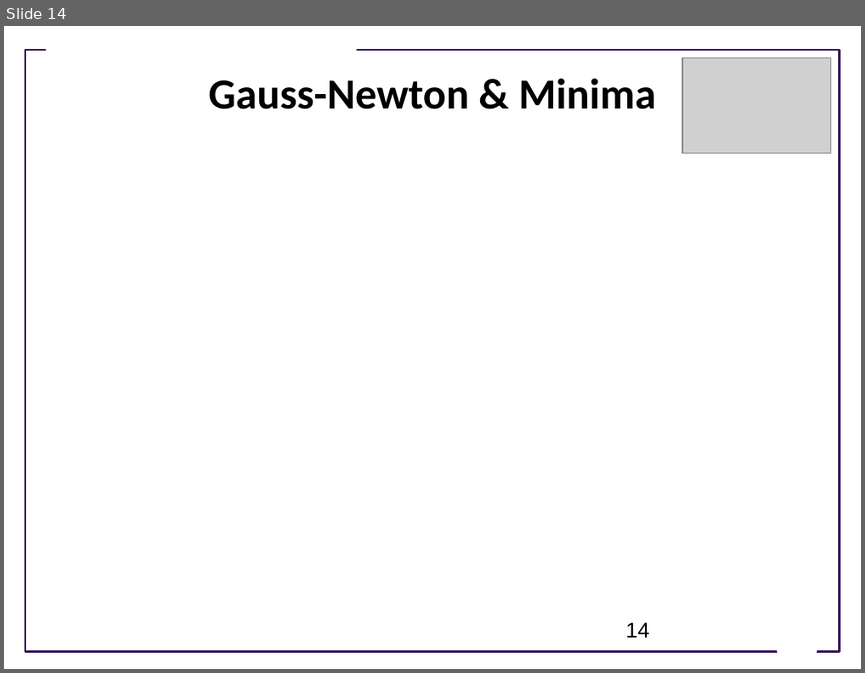
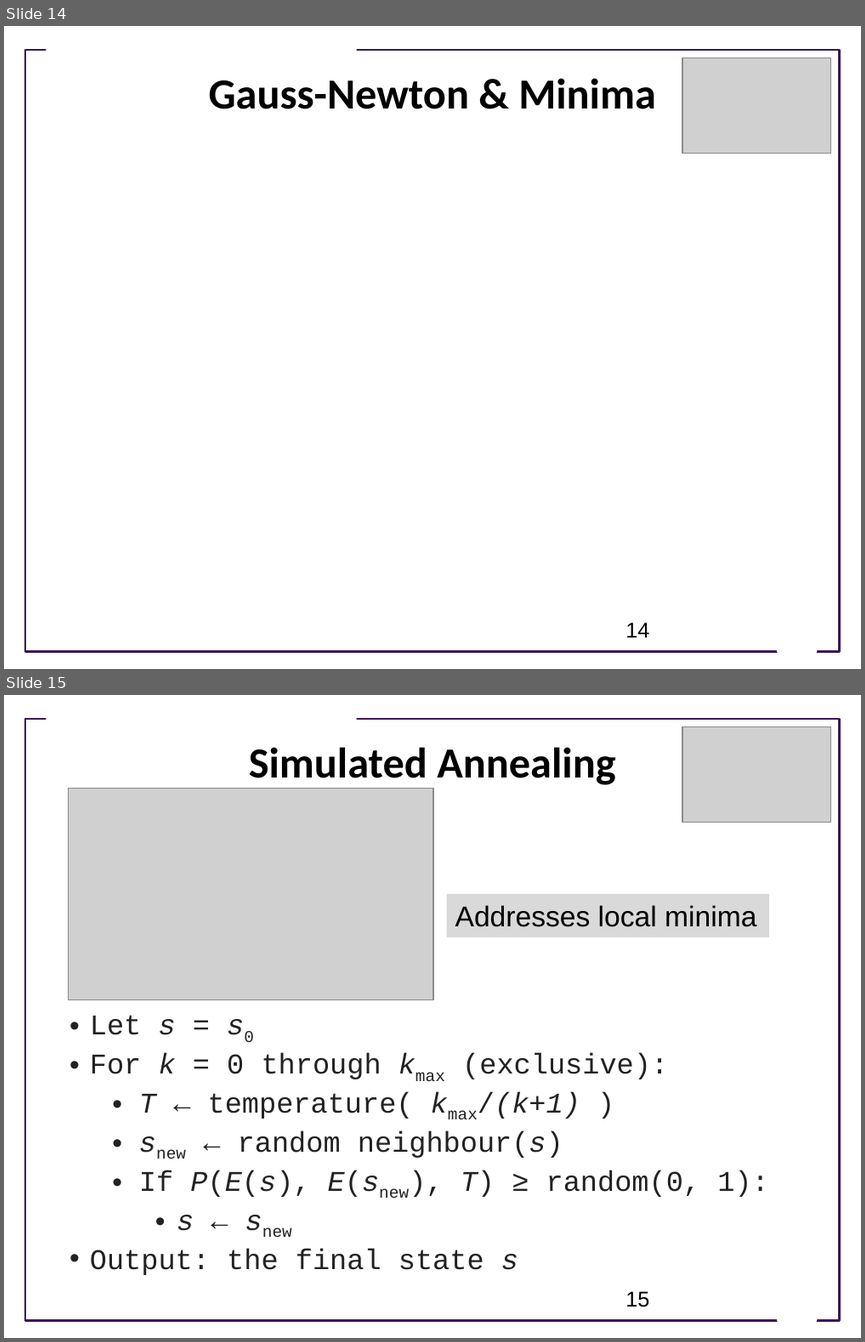
Before and after one commit to ModelEngineering/advancing-biomedical-models, a slide deck: lectures/lecture_8/Lecture_8_Model_Fitting_Optimization_Techniques.pptx. Shown one above the other, each under a label of ours: slide 14 before the commit, slides 14 and 15 after it. The pictures are 865x673 and 865x1342 pixels, drawn with LibreOffice and Linux fonts; fonts in the diff are those of the drawing; grey boxes stand for pictures; background and template pictures are left out. Boxes give left, top, right and bottom in pixels: in the first picture for what was removed or moved away, otherwise in the second. Text is boxed around its words. In the diff, an @@ line names an element or a change of style, - is before the commit and + after.

Commit message:
Slides update

```diff
--- a/lectures/lecture_8/Lecture_8_Model_Fitting_Optimization_Techniques.pptx
+++ b/lectures/lecture_8/Lecture_8_Model_Fitting_Optimization_Techniques.pptx
@@ slide 15 added at box(4, 695, 861, 1338), background #FFFFFF; not listed: 3 template elements that a slide beside it also shows @@
@@ picture added at box(682, 726, 831, 822) @@
@@ title added at box(249, 747, 615, 785), 36 pt, text #000000, bold @@
+Simulated Annealing
@@ picture added at box(69, 788, 433, 1000) @@
@@ rectangle added at box(447, 894, 769, 936), fill #D9D9D9, 24 pt, text #000000 @@
+Addresses local minima
@@ text added at box(90, 1015, 769, 1275), 24 pt, text #222222 @@
+• Let s = s0
+• For k = 0 through kmax (exclusive):
+  • T ← temperature( kmax/(k+1) )
+  • snew ← random neighbour(s)
+  • If P(E(s), E(snew), T) ≥ random(0, 1):
+    • s ← snew
+• Output: the final state s
@@ page number added at box(625, 1291, 649, 1307), 18 pt, text #000000 @@
+15
```
Also in this commit, not shown: 8 other slides added, 2 slides removed.
